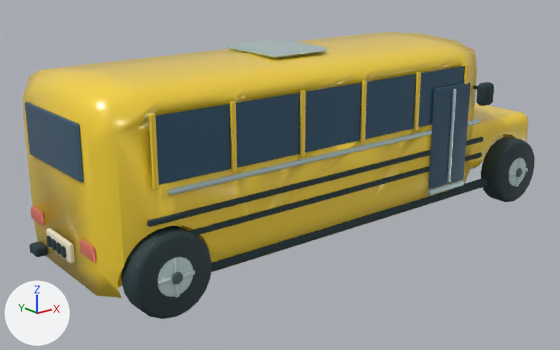
Two versions of the glTF model public/models/schoolbus.glb, one commit apart.
One viewpoint serves both versions: a 50 mm camera at (-2.65, -3.03, 1.54) aimed at (-0.18, 0.06, 0.3). Arrows for +X, +Y and +Z are at lower left; the lights stay in place. The first picture is the older version. Vertices at exactly the same position are counted once.

Objects in the first picture: 'Opaque blue glass.005', 'Paint schoolbus', 'Rolling wheels.005', 'Tail lamp.005', 'Tyre rubber.005', 'Wheel hubs.005' and 1 more.
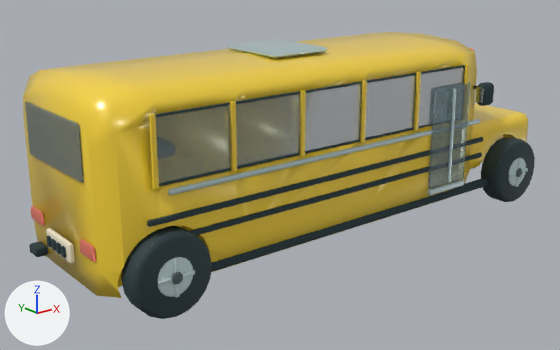
Pixel boxes (x1, y1, x2, y2) of what changed, in the pictures (560 x 350 px):
'Opaque blue glass.005', recoloured
    both: (25, 67, 470, 189)
'Tyre rubber.005', reshaped
    before: (29, 82, 494, 272)
    after: (29, 65, 494, 272)
'Mirror silver.005', added
    after: (475, 87, 484, 103)
part 1 of me_cube_587, added
    after: (155, 65, 465, 117)
part 2 of me_cube_587, added (mostly hidden)
    after: (159, 123, 432, 186)

The change in detail:
Material 'Automotive glass' (mat_automotive_glass) is new.
Its base color is (0.552, 0.716, 0.761) (pale blue #c4dce2).
Its roughness is 0.055.
Its ior is 1.48.
Its transmission weight is 0.82.
Material 'Mirror silver' (mat_mirror_silver) is new.
Its base color is (0.723, 0.784, 0.807) (white #dde5e8).
Its metallic is 1.0.
Its roughness is 0.055.
me_continuous_passenger_glass has 72 vertices, 118 faces and spans x -1.45..0.9, y -0.47..0.45, z 0.23..0.86.
me_continuous_passenger_glass no longer uses material mat_opaque_blue_glass (dark blue #385a72).
me_continuous_passenger_glass gains material mat_automotive_glass (pale blue #c4dce2).
me_cube_587 is used by ob_tyre_rubber_005; location (0.0, 0.0, 0.0).
me_cube_587 had 424 vertices, 776 faces and spanned x -1.49..1.46, y -0.52..0.52, z 0.12..0.94.
me_cube_587 now has 712 vertices, 1304 faces and spans x -1.49..1.46, y -0.52..0.52, z 0.12..0.94.
me_cube_587 part 1: the loose piece of 24 vertices spanning x -1.26..0.86, y -0.46..-0.44, z 0.42..0.44 is copied, and the copy is scaled about its middle by (0.893, 0.589, 0.409), then moved by (-0.07, 0.0, 0.43); it spans x -1.22..0.67, y -0.45..-0.44, z 0.85..0.87.
me_cube_587 part 2: the loose piece of 24 vertices spanning x -1.26..0.86, y -0.46..-0.44, z 0.42..0.44 is copied, and the copy is scaled about its middle by (0.893, 0.589, 0.409), then moved by (-0.07, 0.0, 0.15); it spans x -1.22..0.67, y -0.45..-0.44, z 0.57..0.59.
Other edits to the shape of me_cube_587 do not show in these pictures.
Mesh me_cube_966 is new.
It has 32 vertices, 56 faces and spans x 0.749..0.752, y -0.513..0.513, z 0.66..0.74.
It uses material mat_mirror_silver (white #dde5e8).
Object 'Mirror silver.005' (ob_mirror_silver_005) is new; it shows me_cube_966.
Its location is (0.0, 0.0, 0.0).
